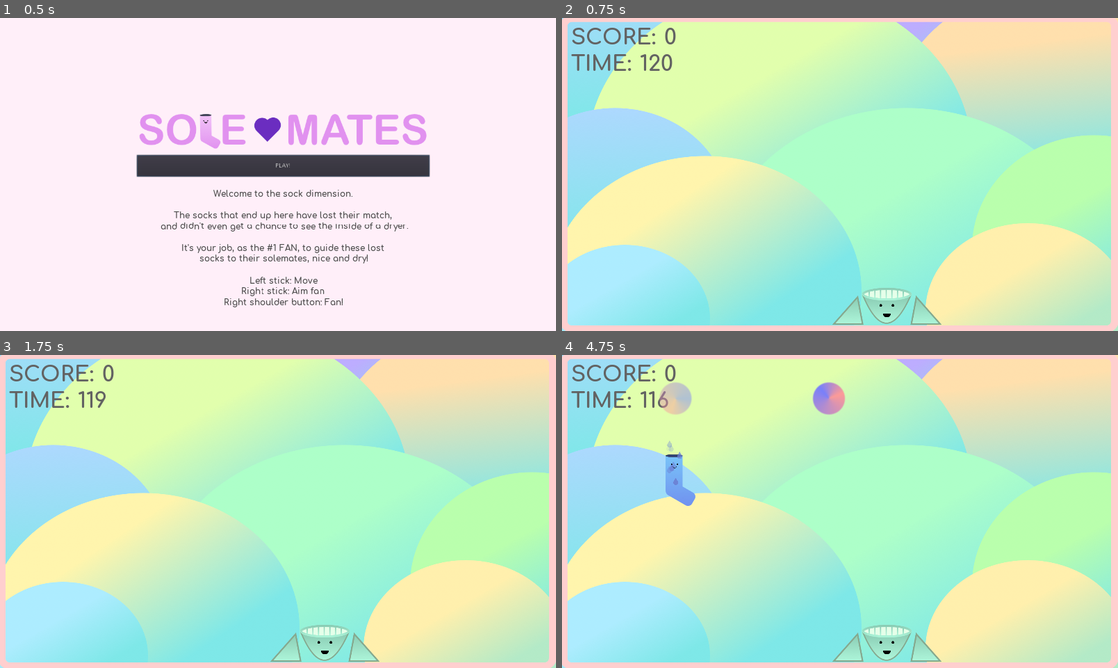
Above: before the commit, frames 1-4 (two rows, left to right).
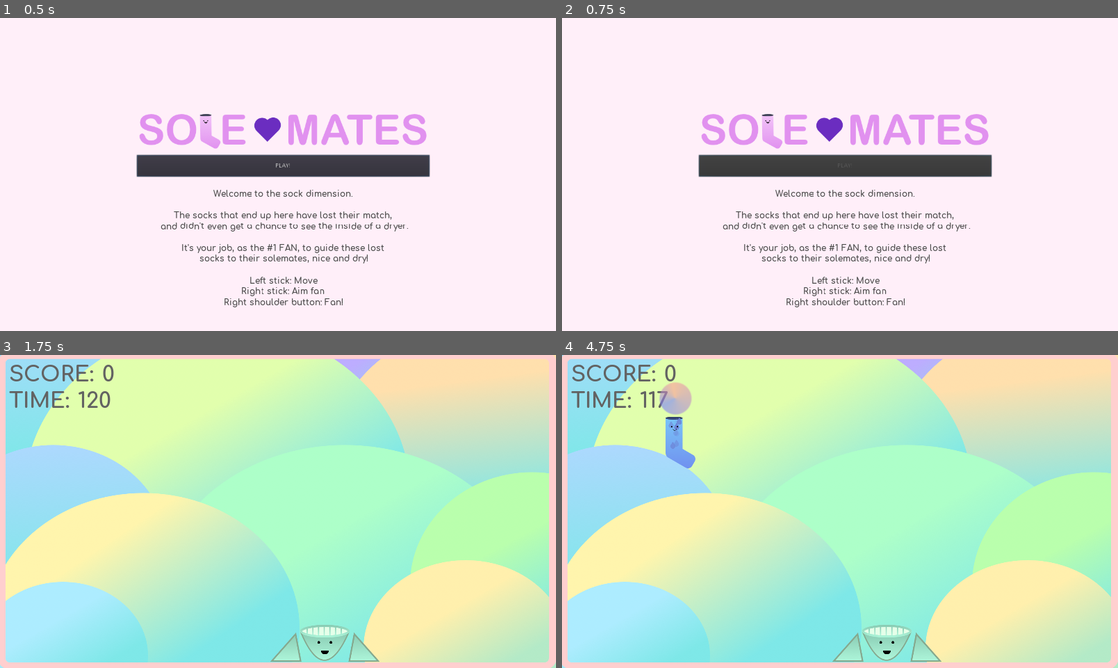
Above: after the commit, the same moments.

Repository: Dexterminator/solemates
Game: Godot game, scene res://Scenes/MainMenu/MainMenu.tscn
Two runs of this game, one before a commit and one after it. Both use one fixed random seed, a clock stepped at 60 frames per second and the inputs below. Sound files missing from this copy of the repository are replaced by a short silence.
Inputs:
- Up to frame 1 (0.5 s): no input
- Up to frame 2 (0.75 s): click "PLAY!" at 0.5 s
- Up to frame 3 (1.75 s): tap Enter (ui_accept) at 1.25, 1.35, 1.52 s
- Up to frame 4 (4.75 s): tap Enter (ui_accept) at 1.82, 2, 2.1, 2.27, 2.57, 2.85, 3.6, 3.77, 4.07, 4.35, 4.52 s

Frame 1 is identical in both runs. In frame 2, 100% of the frame differs, in the area x 0-100%, y 0-100%; in frame 3, 0.1%; in frame 4, 1.8%.

Commit message:
Add button sfx

Diff:
--- a/Scenes/GameOver/GameOver.gd
+++ b/Scenes/GameOver/GameOver.gd
@@ -3,6 +3,7 @@
 var progress_possible = false
 onready var score_label = $MarginContainer/VBoxContainer/HBoxContainer2/ScoreLabel
 onready var pun_label = $MarginContainer/VBoxContainer/HBoxContainer3/PunLabel
+onready var sfx = $SFX
 const score_file = preload("res://Helpers/ScoreFile.gd")
 var puns = [
 	"Get rich or die drying.",
@@ -26,7 +27,10 @@
 
 func _process(delta):
 	if progress_possible and (Input.is_action_just_pressed("fan") or Input.is_action_just_pressed("ui_accept")):
-		get_tree().change_scene("res://Scenes/MainMenu/MainMenu.tscn")
+		sfx.play()
 
 func _on_Timer_timeout():
 	progress_possible = true
+
+func _on_SFX_finished():
+	get_tree().change_scene("res://Scenes/MainMenu/MainMenu.tscn")
--- a/Scenes/GameOver/GameOver.tscn
+++ b/Scenes/GameOver/GameOver.tscn
@@ -1,7 +1,8 @@
-[gd_scene load_steps=9 format=2]
+[gd_scene load_steps=10 format=2]
 
 [ext_resource path="res://Assets/Comfortaa-Bold.ttf" type="DynamicFontData" id=1]
 [ext_resource path="res://Scenes/GameOver/GameOver.gd" type="Script" id=2]
+[ext_resource path="res://Assets/button_press.wav" type="AudioStream" id=3]
 
 [sub_resource type="DynamicFont" id=1]
 size = 50
@@ -112,6 +113,9 @@
 text = "Get rich or die drying."
 
 [node name="Timer" type="Timer" parent="."]
-wait_time = 1.5
 autostart = true
+
+[node name="SFX" type="AudioStreamPlayer" parent="."]
+stream = ExtResource( 3 )
 [connection signal="timeout" from="Timer" to="." method="_on_Timer_timeout"]
+[connection signal="finished" from="SFX" to="." method="_on_SFX_finished"]
--- a/Scenes/MainMenu/MainMenu.gd
+++ b/Scenes/MainMenu/MainMenu.gd
@@ -1,9 +1,14 @@
 extends Node2D
 
 onready var start_button = $Menu/VBoxContainer2/StartButton
+onready var button_sfx = $ButtonSound
 
 func _ready():
 	start_button.grab_focus()
 
 func _on_StartButton_pressed():
+	button_sfx.play()
+	start_button.set_disabled(true)
+
+func _on_ButtonSound_finished():
 	get_tree().change_scene("res://Scenes/Main/Main.tscn")
--- a/Scenes/MainMenu/MainMenu.tscn
+++ b/Scenes/MainMenu/MainMenu.tscn
@@ -1,8 +1,9 @@
-[gd_scene load_steps=5 format=2]
+[gd_scene load_steps=6 format=2]
 
 [ext_resource path="res://Assets/title.png" type="Texture" id=1]
 [ext_resource path="res://Scenes/MainMenu/MainMenu.gd" type="Script" id=2]
 [ext_resource path="res://Assets/Comfortaa-Bold.ttf" type="DynamicFontData" id=3]
+[ext_resource path="res://Assets/button_press.wav" type="AudioStream" id=4]
 
 [sub_resource type="DynamicFont" id=1]
 size = 20
@@ -64,4 +65,8 @@
 Right shoulder button: Fan!
 "
 align = 1
+
+[node name="ButtonSound" type="AudioStreamPlayer" parent="."]
+stream = ExtResource( 4 )
 [connection signal="pressed" from="Menu/VBoxContainer2/StartButton" to="." method="_on_StartButton_pressed"]
+[connection signal="finished" from="ButtonSound" to="." method="_on_ButtonSound_finished"]
Not shown, added: Assets/button_press.wav.import
Not shown, added: Assets/button_press.wav
